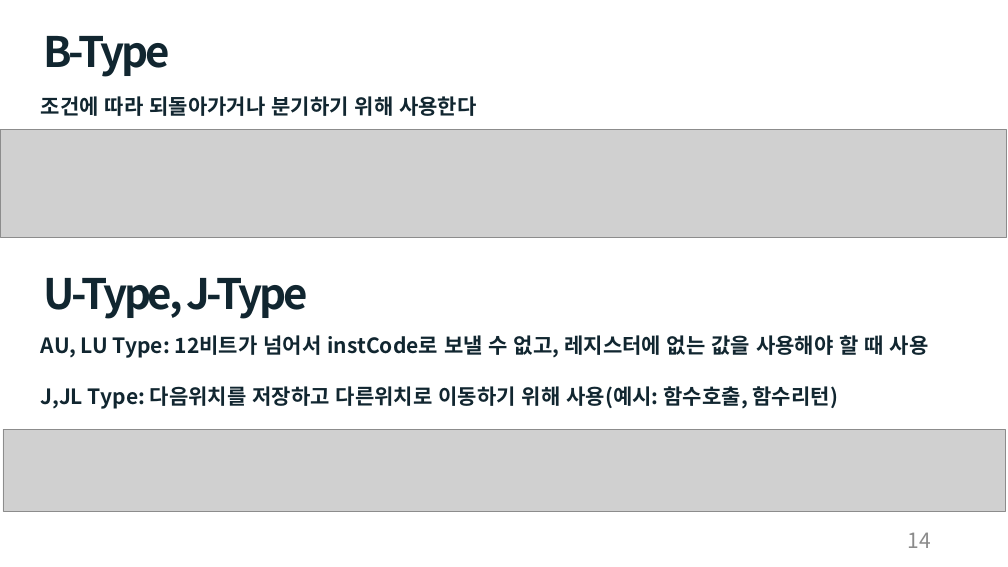
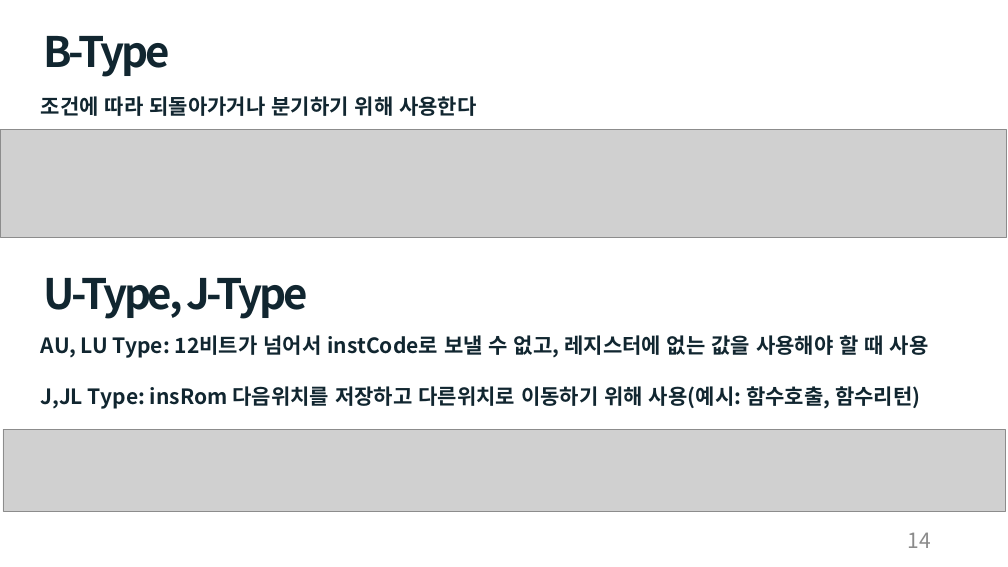
Before and after one commit to cong2738/my_RISC-V, a slide deck: slide 14 of Single Cycle RISC-V 발표_박호윤.pptx. Drawn at 1008x567 pixels with LibreOffice and Linux fonts; fonts in the diff are those of the drawing; grey boxes stand for pictures. Boxes give left, top, right and bottom in pixels: in the first picture for what was removed or moved away, otherwise in the second. Text is boxed around its words. In the diff, an @@ line names an element or a change of style, - is before the commit and + after.

```diff
--- a/Single Cycle RISC-V 발표_박호윤.pptx
+++ b/Single Cycle RISC-V 발표_박호윤.pptx
@@ text at <box>41,386,920,409</box>: text changed @@
-J,JL Type: 다음위치를 저장하고 다른위치로 이동하기 위해 사용(예시: 함수호출, 함수리턴)
+J,JL Type: insRom 다음위치를 저장하고 다른위치로 이동하기 위해 사용(예시: 함수호출, 함수리턴)
```
Also in this commit, not shown: 1 other slide changed.
